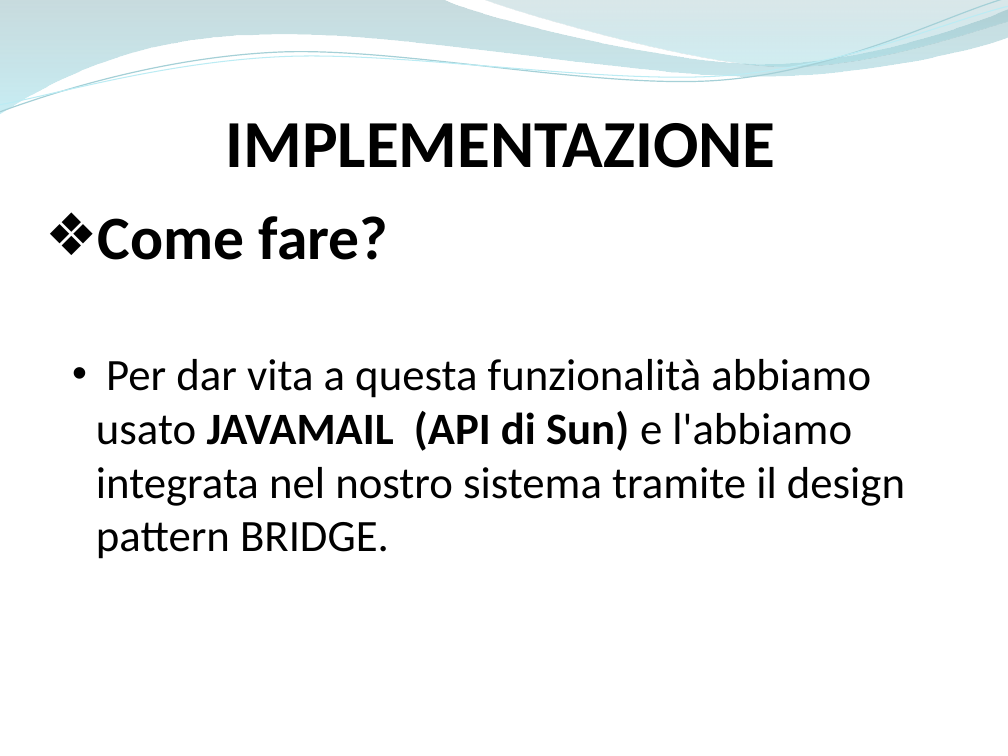
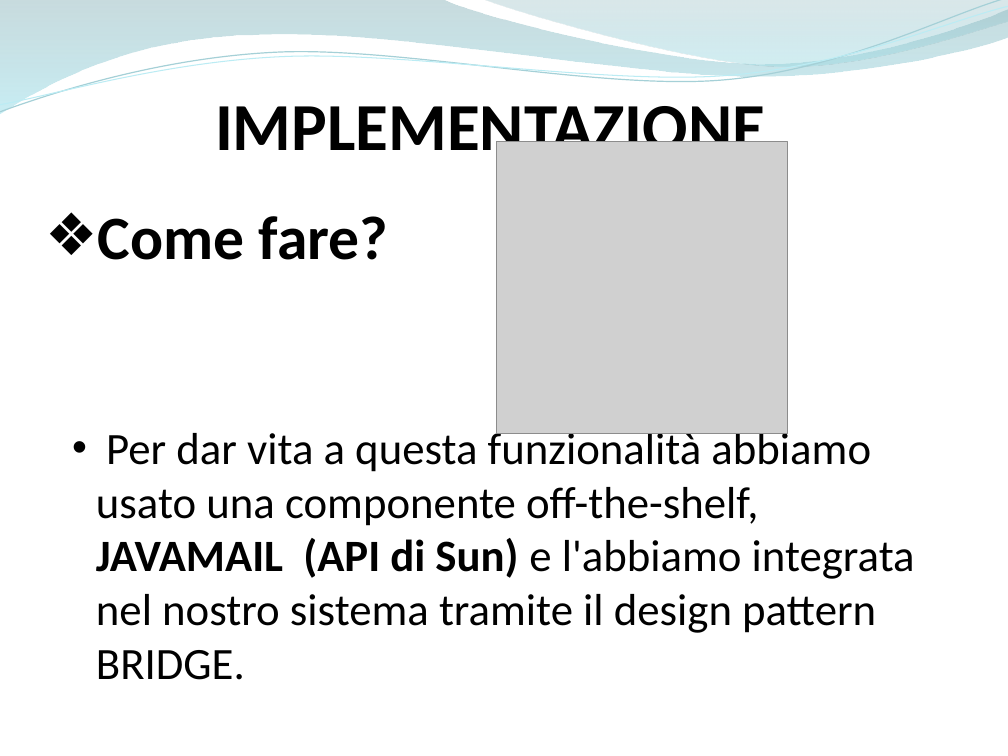
Before and after one commit to ammirate/at-silo, a slide deck: slide 4 of Presentazione/Atsilo1/Bottiglieri/Atsilo_A_GianfrancoB.pptx. Drawn at 1008x756 pixels with LibreOffice and Linux fonts; fonts in the diff are those of the drawing; grey boxes stand for pictures. Boxes give left, top, right and bottom in pixels: in the first picture for what was removed or moved away, otherwise in the second. Text is boxed around its words. In the diff, an @@ line names an element or a change of style, - is before the commit and + after.

```diff
--- a/Presentazione/Atsilo1/Bottiglieri/Atsilo_A_GianfrancoB.pptx
+++ b/Presentazione/Atsilo1/Bottiglieri/Atsilo_A_GianfrancoB.pptx
@@ text "IMPLEMENTAZIONE" rewrapped from [225, 123, 775, 168] to [215, 106, 765, 167] @@
@@ picture added at [496, 142, 787, 433] @@
@@ text at [96, 427, 915, 680]: text changed @@
-  • Per dar vita a questa funzionalità abbiamo usato JAVAMAIL (API di Sun) e l'abbiamo integrata nel nostro sistema tramite il design pattern BRIDGE.
+  • Per dar vita a questa funzionalità abbiamo usato una componente off-the-shelf, JAVAMAIL (API di Sun) e l'abbiamo integrata nel nostro sistema tramite il design pattern BRIDGE.
```
Also in this commit, not shown: 3 other slides changed, 8 slides added, 3 slides removed, 1 other file.
